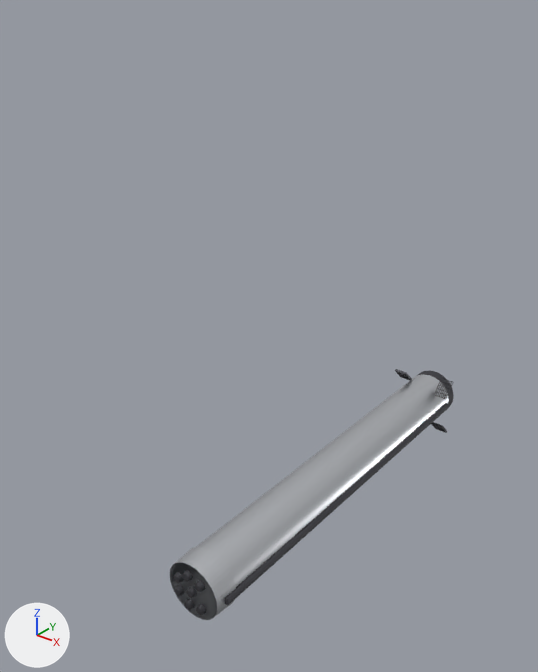
The glTF model public/models/booster.glb: old version first, new version second.
Before and after are seen from a 50 mm lens placed at (0.778, -0.742, 1.054), pointed at (-0.086, 0.339, 0.384). The axes (+X, +Y, +Z) are drawn at lower left. The lights are the same throughout. The older version comes first.

Names of what the first picture shows: 'body', 'cap', 'gridfin-0', 'gridfin-1', 'gridfin-3', 'raceway', 'skirt' and 7 more.
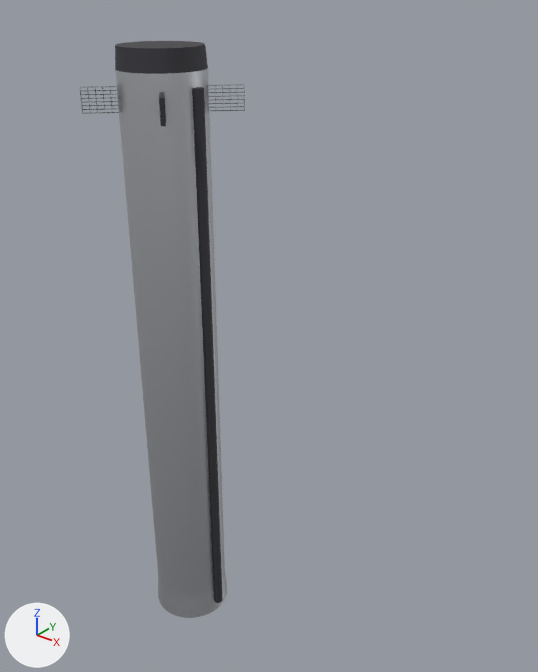
What differs and where, as boxes [x1, y1, x2, y2] in the pictures (538 x 672 px):
'body', moved, turned: before [170, 375, 449, 620]; after [115, 68, 225, 596]
'raceway', moved, turned: before [225, 403, 449, 605]; after [192, 87, 223, 603]
'skirt', moved, turned: before [170, 547, 236, 620]; after [158, 573, 227, 618]
'cap', moved, turned: before [417, 371, 454, 407]; after [115, 41, 208, 74]
'gridfin-0', moved, turned: before [434, 378, 453, 399]; after [208, 85, 245, 111]
'gridfin-3', moved, turned: before [431, 422, 447, 433]; after [159, 92, 166, 126]
'gridfin-2', moved (not visible before): after [80, 86, 119, 114]
'gridfin-1', moved, turned (not visible afterwards): before [395, 369, 412, 380]

The change, as a list of edits to the scene's bpy script:
```text
Change ob_body:
    ob_body.rotation_euler: (1.571, 0.0, 0.0) -> (0.0, 0.0, 0.0)  # degrees (90, 0, 0) -> degrees (0, 0, 0)
    ob_body.location: (0.0, 0.47, 0.0) -> (0.0, 0.0, 0.47)
Change ob_skirt:
    ob_skirt.rotation_euler: (1.571, 0.0, 0.0) -> (0.0, 0.0, 0.0)  # degrees (90, 0, 0) -> degrees (0, 0, 0)
    ob_skirt.location: (0.0, 0.025, 0.0) -> (0.0, 0.0, 0.025)
Change ob_cap:
    ob_cap.rotation_euler: (1.571, 0.0, 0.0) -> (0.0, 0.0, 0.0)  # degrees (90, 0, 0) -> degrees (0, 0, 0)
    ob_cap.location: (0.0, 0.955, 0.0) -> (0.0, 0.0, 0.955)
Change ob_gridfin_0:
    ob_gridfin_0.location: (0.061, 0.9, 0.061) -> (0.061, 0.061, 0.9)
    ob_gridfin_0.rotation_euler: (0.0, -0.785, 1.571) -> (1.571, 0.0, 0.785)  # degrees (0, -45, 90) -> degrees (90, 0, 45)
Change ob_gridfin_1:
    ob_gridfin_1.location: (-0.061, 0.9, 0.061) -> (-0.061, 0.061, 0.9)
    ob_gridfin_1.rotation_euler: (0.0, -2.356, 1.571) -> (1.571, 0.0, 2.356)  # degrees (0, -135, 90) -> degrees (90, 0, 135)
Change ob_gridfin_2:
    ob_gridfin_2.location: (-0.061, 0.9, -0.061) -> (-0.061, -0.061, 0.9)
Change ob_gridfin_3:
    ob_gridfin_3.location: (0.061, 0.9, -0.061) -> (0.061, -0.061, 0.9)
    ob_gridfin_3.rotation_euler: (0.0, 0.785, 1.571) -> (1.571, 0.0, -0.785)  # degrees (0, 45, 90) -> degrees (90, 0, -45)
Change ob_raceway:
    ob_raceway.rotation_euler: (1.571, 0.0, 0.0) -> (0.0, 0.0, 0.0)  # degrees (90, 0, 0) -> degrees (0, 0, 0)
    ob_raceway.location: (0.066, 0.47, 0.0) -> (0.066, 0.0, 0.47)
```
